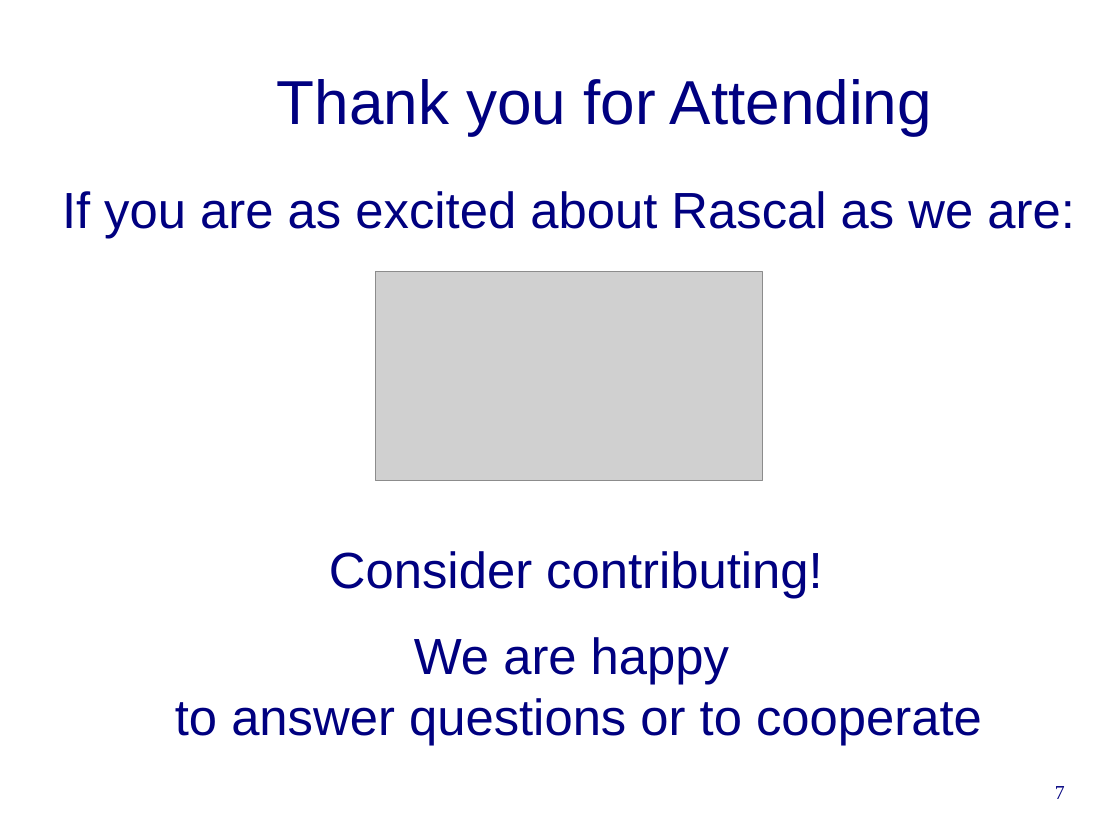
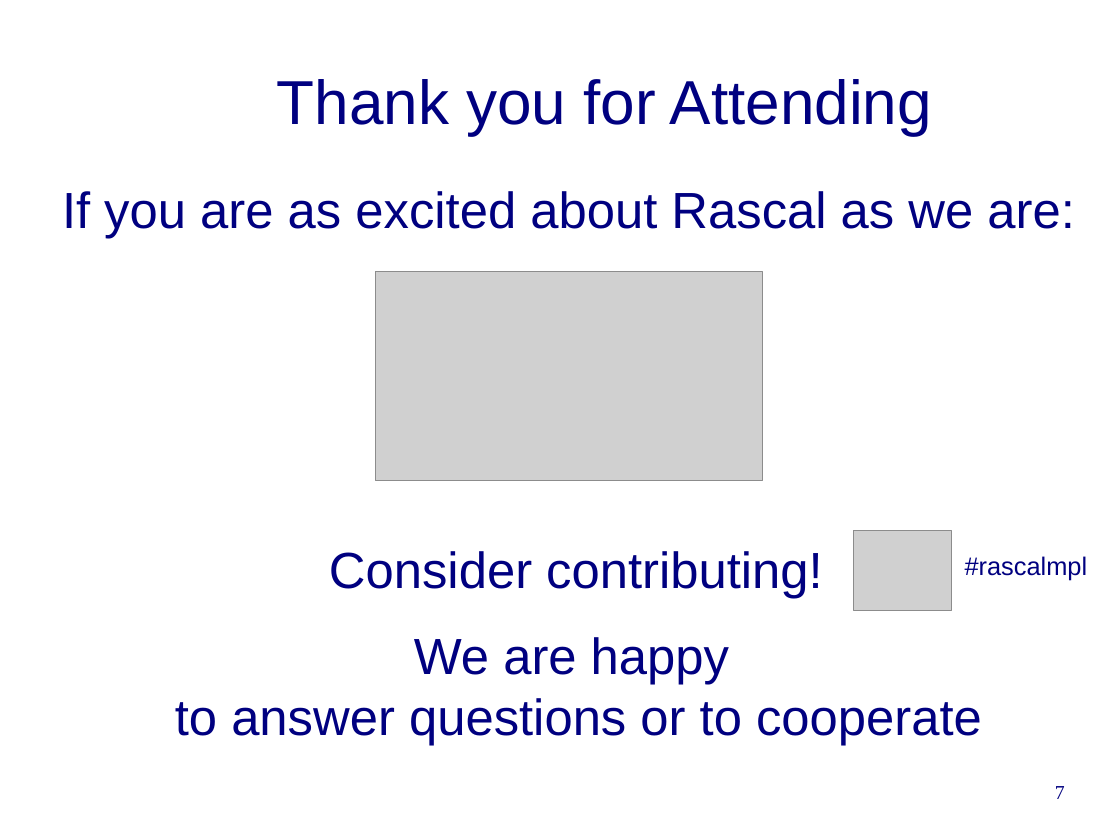
Before and after one commit to cwi-swat/rascal-course-pldi-2015, a slide deck: slide 7 of presentations/Summary.odp. Drawn at 1120x840 pixels with LibreOffice and Linux fonts; fonts in the diff are those of the drawing; grey boxes stand for pictures; background and template pictures are left out. Boxes give left, top, right and bottom in pixels: in the first picture for what was removed or moved away, otherwise in the second. Text is boxed around its words. In the diff, an @@ line names an element or a change of style, - is before the commit and + after.

Commit message:
Another one

```diff
--- a/presentations/Summary.odp
+++ b/presentations/Summary.odp
@@ picture added at (854,531,951,610) @@
@@ text added at (965,556,1088,581), 18 pt, text #000080 @@
+#rascalmpl
```
